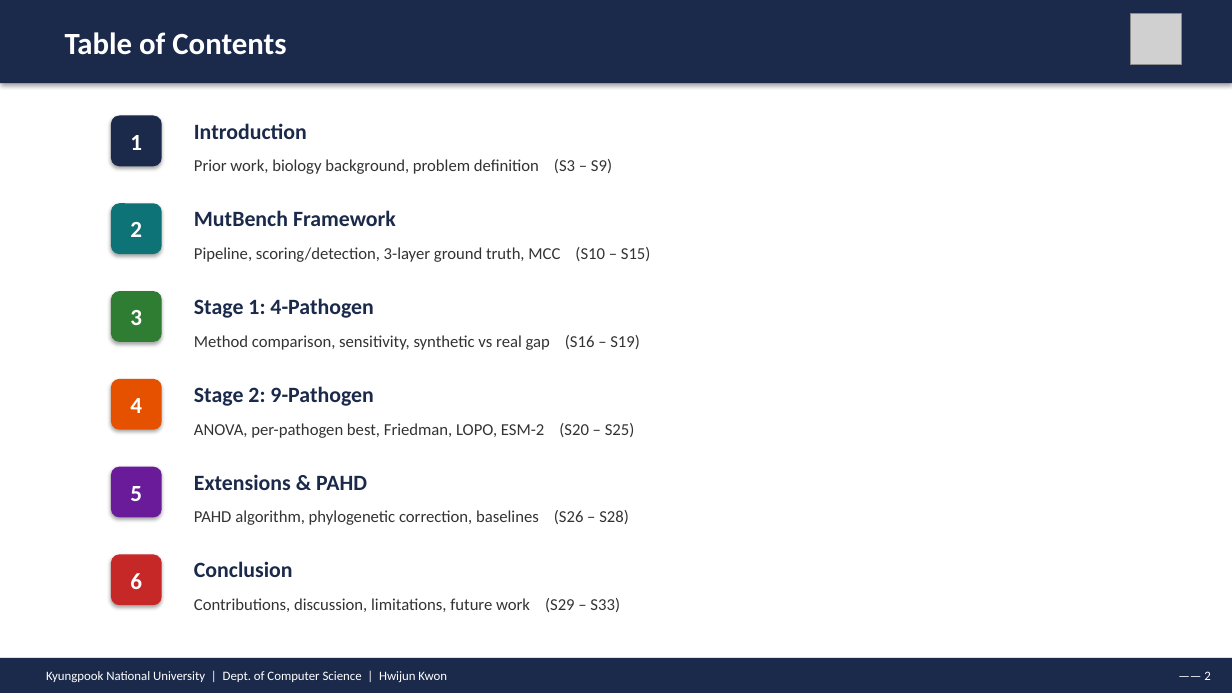
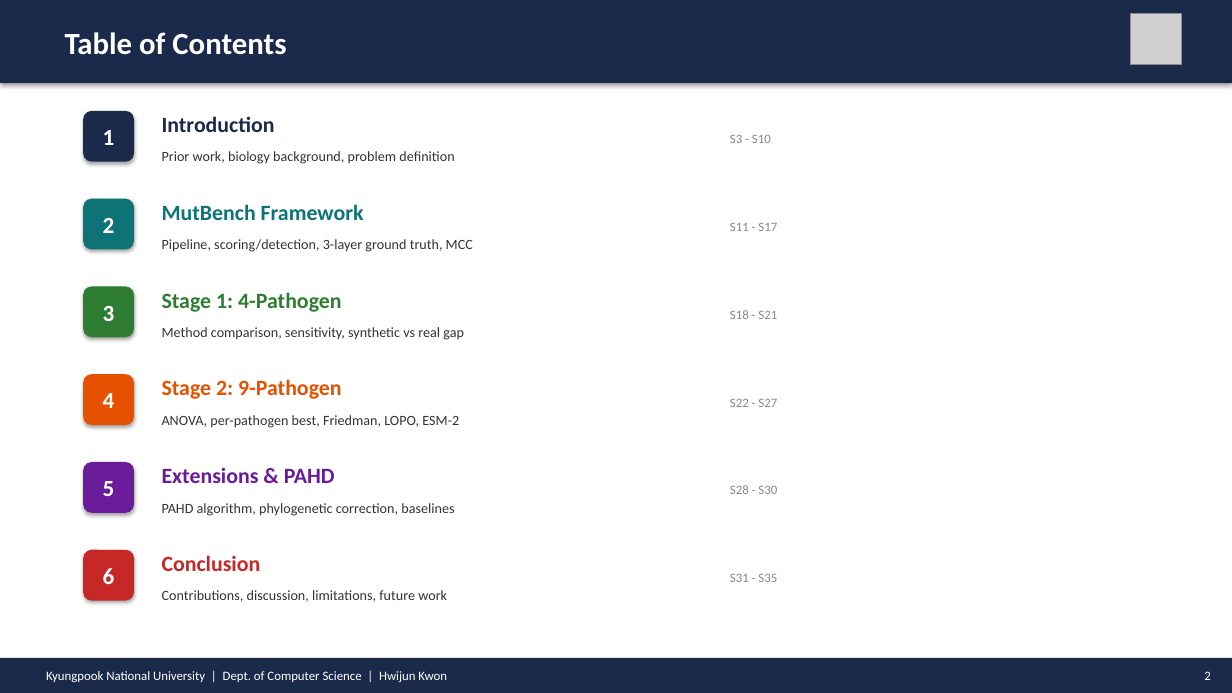
Before and after one commit to hwijunkwon/mutbench, a slide deck: slide 2 of paper/ppt/MutBench_Defense_v4.pptx. Drawn at 1232x693 pixels with LibreOffice and Linux fonts; fonts in the diff are those of the drawing; grey boxes stand for pictures. Boxes give left, top, right and bottom in pixels: in the first picture for what was removed or moved away, otherwise in the second. Text is boxed around its words. In the diff, an @@ line names an element or a change of style, - is before the commit and + after.

```diff
--- a/paper/ppt/MutBench_Defense_v4.pptx
+++ b/paper/ppt/MutBench_Defense_v4.pptx
@@ text "Introduction": place and size @@
-text "Introduction" at (194, 123, 307, 139)
+text "Introduction" at (162, 116, 275, 132)
@@ text added at (730, 135, 771, 143), 10 pt, text #888888 @@
+S3 - S10
@@ text at (162, 151, 454, 164): text changed; size 13 to 11 pt @@
-Prior work, biology background, problem definition (S3 – S9)
+Prior work, biology background, problem definition
@@ text "MutBench Framework": place and size @@
-text "MutBench Framework" at (194, 210, 396, 226)
+text "MutBench Framework" at (162, 204, 364, 220)
@@ text "MutBench Framework" at (162, 204, 364, 220): text colour #1B2A4A to #0D7377 @@
@@ text at (162, 239, 473, 252): text changed; size 13 to 11 pt @@
-Pipeline, scoring/detection, 3-layer ground truth, MCC (S10 – S15)
+Pipeline, scoring/detection, 3-layer ground truth, MCC
@@ text added at (730, 223, 777, 231), 10 pt, text #888888 @@
+S11 - S17
@@ text "Stage 1: 4-Pathogen": place and size @@
-text "Stage 1: 4-Pathogen" at (194, 298, 373, 318)
+text "Stage 1: 4-Pathogen" at (162, 292, 341, 312)
@@ text "Stage 1: 4-Pathogen" at (162, 292, 341, 312): text colour #1B2A4A to #2E7D32 @@
@@ text at (162, 327, 464, 340): text changed; size 13 to 11 pt @@
-Method comparison, sensitivity, synthetic vs real gap (S16 – S19)
+Method comparison, sensitivity, synthetic vs real gap
@@ text added at (730, 310, 777, 319), 10 pt, text #888888 @@
+S18 - S21
@@ text "Stage 2: 9-Pathogen": place and size @@
-text "Stage 2: 9-Pathogen" at (194, 386, 373, 406)
+text "Stage 2: 9-Pathogen" at (162, 379, 341, 399)
@@ text "Stage 2: 9-Pathogen" at (162, 379, 341, 399): text colour #1B2A4A to #E65100 @@
@@ text at (162, 415, 459, 428): text changed; size 13 to 11 pt @@
-ANOVA, per-pathogen best, Friedman, LOPO, ESM-2 (S20 – S25)
+ANOVA, per-pathogen best, Friedman, LOPO, ESM-2
@@ text added at (730, 399, 777, 407), 10 pt, text #888888 @@
+S22 - S27
@@ text "Extensions & PAHD": place and size @@
-text "Extensions & PAHD" at (194, 474, 367, 490)
+text "Extensions & PAHD" at (162, 467, 335, 483)
@@ text "Extensions & PAHD" at (162, 467, 335, 483): text colour #1B2A4A to #6A1B9A @@
@@ text at (162, 503, 454, 516): text changed; size 13 to 11 pt @@
-PAHD algorithm, phylogenetic correction, baselines (S26 – S28)
+PAHD algorithm, phylogenetic correction, baselines
@@ text added at (730, 485, 777, 494), 10 pt, text #888888 @@
+S28 - S30
@@ 6 rounded rectangles: place and size @@
-6 rounded rectangles at (111, 116, 162, 605)
+6 rounded rectangles at (83, 111, 134, 601)
@@ text "Conclusion": place and size @@
-text "Conclusion" at (194, 561, 293, 577)
+text "Conclusion" at (162, 555, 261, 571)
@@ text "Conclusion" at (162, 555, 261, 571): text colour #1B2A4A to #C62828 @@
@@ text at (162, 590, 447, 602): text changed; size 13 to 11 pt @@
-Contributions, discussion, limitations, future work (S29 – S33)
+Contributions, discussion, limitations, future work
@@ text added at (730, 574, 777, 582), 10 pt, text #888888 @@
+S31 - S35
```
Also in this commit, not shown: 28 other slides changed, 6 slides added, 3 slides removed, 1 other file.
